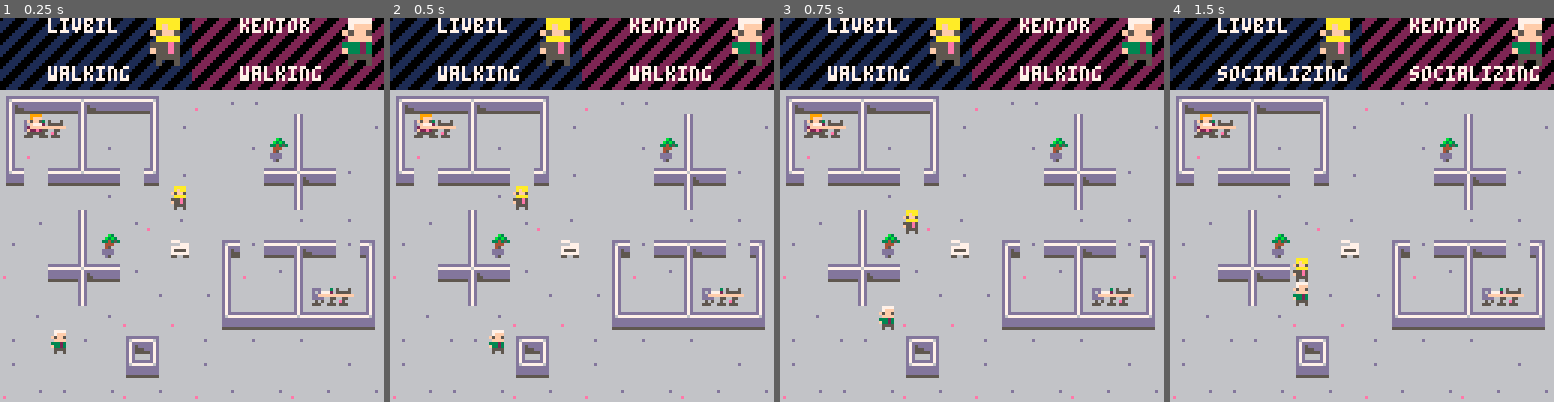
Above: before the commit, frames 1-4 (left to right).
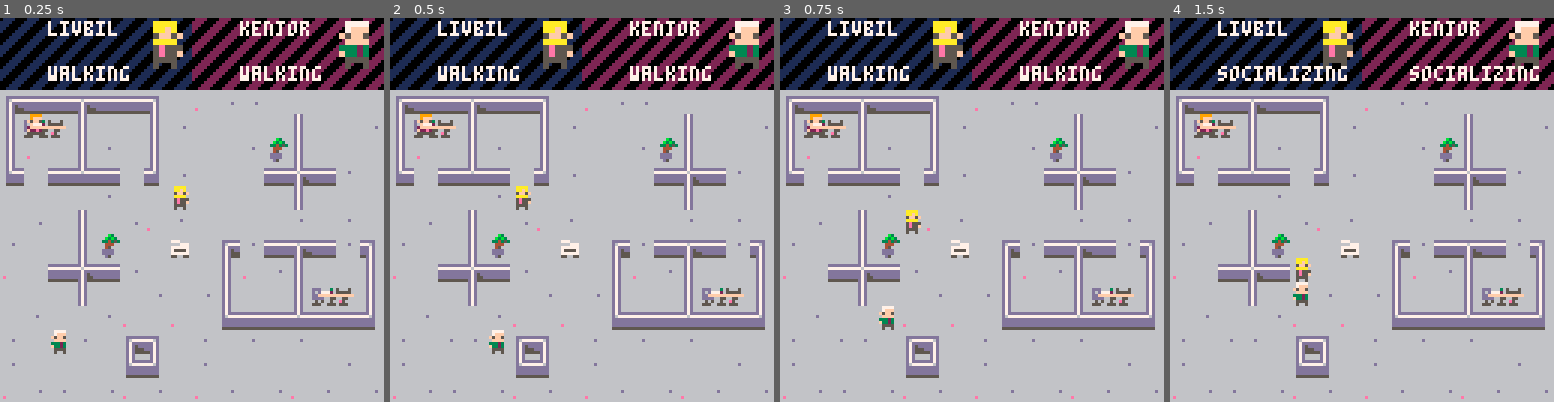
Above: after the commit, the same moments.

Repository: BordenJardine/dwarf-office
Game: PICO-8 cartridge dorfoff.p8
The game is run twice, just before and just after one commit, with the same random seed, the same clock (stepped at 60 frames per second) and the same inputs.
Inputs:
- Up to frame 1 (0.25 s): no input
- Up to frame 2 (0.5 s): no input
- Up to frame 3 (0.75 s): no input
- Up to frame 4 (1.5 s): no input

The runs differ from the first frame. In frame 1, 1.8% of the frame differs, in the area x 12-97%, y 0-49%; in frame 2, 1.8%; in frame 3, 1.8%; in frame 4, 1.8%.

Commit message:
resize sprites

Diff:
--- a/dorfoff.p8
+++ b/dorfoff.p8
@@ -131,14 +131,14 @@
 end
 
 -- sprites
-function zspr(n,w,h,dx,dy,dz)
-	sx = 8 * (n % 16)
-	sy = 8 * flr(n / 16)
-	sw = 8 * w
-	sh = 8 * h
-	dw = sw * dz
-	dh = sh * dz
-	sspr(sx,sy,sw,sh, dx,dy,dw,dh)
+function zspr(n,w,h,dx,dy,dz,f)
+	local sx = shl(band(n, 0x0f), 3)
+	local sy = shr(band(n, 0xf0), 1)
+	local sw = shl(w, 3)
+	local sh = shl(h, 3)
+	local dw = sw * dz
+	local dh = sh * dz
+	sspr(sx,sy,sw,sh, dx,dy,dw,dh,f)
 end
 
 -->8
@@ -432,8 +432,8 @@
 
 function worker:draw(x, y, scale)
 	local pos = graph[self.tile].pos
-	local x = (x or pos.x) * 8
-	local y = (y or pos.y) * 8
+	local x = x or (pos.x * 8)
+	local y = y or (pos.y * 8)
 	local scale = scale or 1
 	pal(11, self.skin)
 	pal(10, self.hair)
@@ -441,7 +441,7 @@
 	pal(12, self.tie)
 
 	for sp in all({self.head, self.body}) do
-		zspr(sp, 1, 1, x, y, scale)
+		zspr(sp, 1, 1, x, y, scale, self.flip_facing)
 	end
 	--spr(self.body, x, y, 1, 1, self.flip_facing)
 	--spr(self.head, x, y, 1, 1, self.flip_facing)
@@ -732,8 +732,9 @@
 
 function draw_worker_ui(worker, offset)
 	offset = offset or 0
-	print(worker.name, (2 + offset) * 8, 0, 7)
-	worker:draw((6 + offset), 0, 2)
+	margin = 1
+	print(worker.name, (2 + offset) * 8, margin, 7)
+	worker:draw((6 + offset) * 8 - margin, margin, 2)
 	print(worker.task, (2 + offset) * 8, 2 * 8, 7)
 end
 
